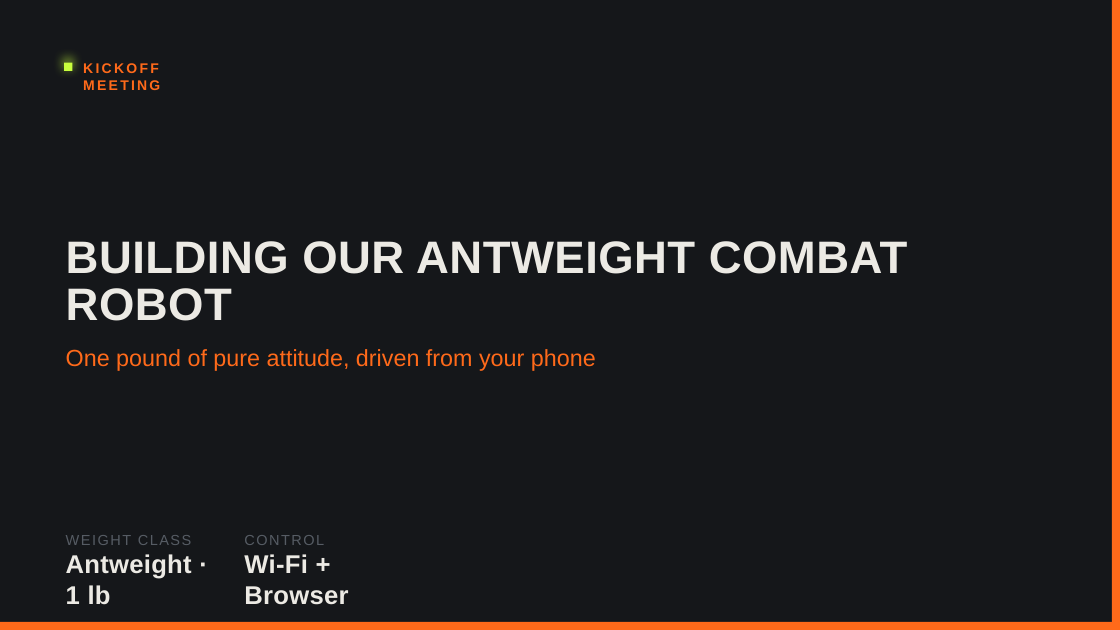
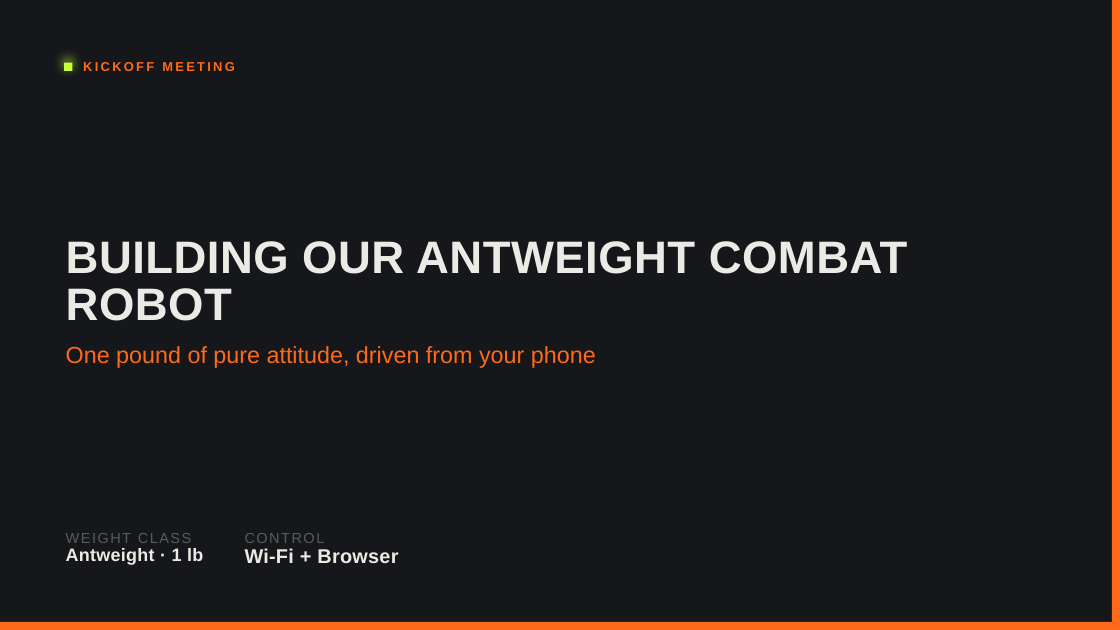
Before and after one commit to thefuzzman/WSP_YM_BB, a slide deck: slide 1 of Kickoff_Presentation.pptx. Drawn at 1120x630 pixels with LibreOffice and Linux fonts; fonts in the diff are those of the drawing. Boxes give left, top, right and bottom in pixels: in the first picture for what was removed or moved away, otherwise in the second. Text is boxed around its words. In the diff, an @@ line names an element or a change of style, - is before the commit and + after.

```diff
--- a/Kickoff_Presentation.pptx
+++ b/Kickoff_Presentation.pptx
@@ text "KICKOFF MEETING" at box(83, 62, 235, 71): size 18 to 16.6 pt; line spacing 1 to 0.9 @@
@@ text "One pound of pure attitude, ..." at box(66, 346, 596, 368): line spacing 1 to 0.9 @@
@@ text "WEIGHT CLASS" at box(66, 533, 192, 543): size 18.8 to 18.7 pt; line spacing 1 to 0.9 @@
@@ text "CONTROL" at box(243, 529, 409, 549): size 18.8 to 18.7 pt; line spacing 1 to 0.9 @@
@@ text "Antweight · 1 lb" at box(66, 548, 203, 565): size 33 to 23.1 pt; line spacing 1 to 0.8 @@
@@ text "Wi-Fi + Browser" at box(245, 548, 398, 563): size 33 to 25.6 pt; line spacing 1 to 0.8 @@
```
Also in this commit, not shown: 13 other slides changed, 14 slides added.
